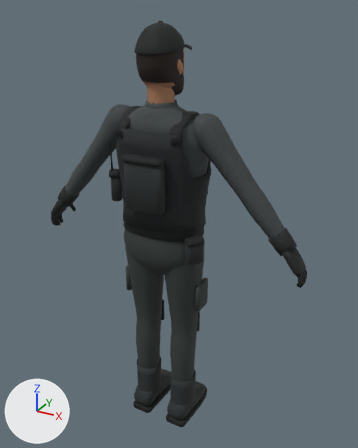
The Blender file blender/characters/player.blend, before and after one commit.
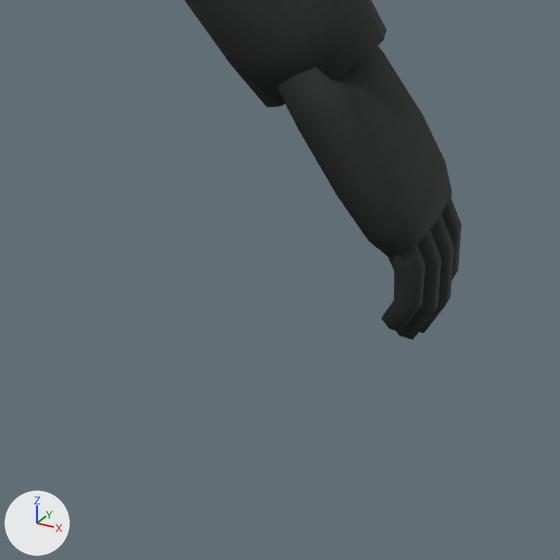
The first picture shows the older version from a 50 mm camera at (0.985, -1.658, 1.845) aimed at (0.034, 0.072, 0.98). The close-ups show the older and then the newer version on the part from 68% to 90% of the width and 54% to 71% of the height of that picture. Only the edits that show in the close-ups are written down. The axes (+X, +Y, +Z) are drawn at lower left. The lights are the same throughout.

Objects in the first close-up: 'Player'.
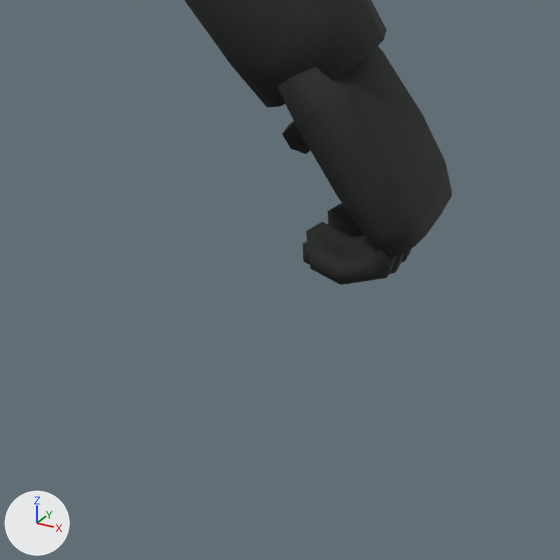
Pixel boxes (x1, y1, x2, y2) of what changed, in the close-ups (560 x 560 px; the box of a moved part takes in the faces that stretch with it):
'Player', reshaped
    before: (185, 0, 462, 340)
    after: (185, 0, 452, 285)
part 1 of me_playergeometry, moved or reshaped
    before: (442, 198, 462, 279)
    after: (327, 203, 364, 237)
part 2 of me_playergeometry, moved or reshaped
    before: (419, 214, 454, 333)
    after: (306, 222, 412, 262)
part 3 of me_playergeometry, moved or reshaped
    before: (396, 230, 441, 340)
    after: (303, 235, 404, 274)
part 4 of me_playergeometry, moved or reshaped
    before: (381, 244, 425, 332)
    after: (309, 243, 396, 285)
part 5 of me_playergeometry, moved or reshaped (not visible before)
    after: (282, 121, 311, 154)

The change, as a list of edits to the scene's bpy script:
```text
Change me_playergeometry:
    where me_playergeometry.from_pydata(...)  # 4839 vertices, 5244 faces; spans x -0.61..0.61, y -0.17..0.2, z 0.0..1.8
    used by ob_player; location = (0.0, 0.0, 0.0)
    me_playergeometry part 1: the loose piece of 26 vertices spanning x 0.58..0.61, y 0.02..0.04, z 0.87..0.95 is turned 58.1 degrees about the y axis through its middle and scaled by 0.885, then moved by (-0.03, 0.0, 0.01)
    me_playergeometry part 2: the loose piece of 26 vertices spanning x 0.58..0.61, y 0.0..0.02, z 0.86..0.95 is turned 58.1 degrees about the y axis through its middle and scaled by 0.884, then moved by (-0.03, 0.0, 0.01)
    me_playergeometry part 3: the loose piece of 26 vertices spanning x 0.58..0.61, y -0.02..0.0, z 0.87..0.95 is turned 58.1 degrees about the y axis through its middle and scaled by 0.884, then moved by (-0.03, 0.0, 0.01)
    me_playergeometry part 4: the loose piece of 26 vertices spanning x 0.58..0.61, y -0.04..-0.02, z 0.88..0.95 is turned 58.1 degrees about the y axis through its middle and scaled by 0.886, then moved by (-0.02, 0.0, 0.01)
    me_playergeometry part 5: the loose piece of 20 vertices spanning x 0.53..0.56, y 0.02..0.08, z 0.93..1.0 is multiplied about its middle by the matrix ((0.901, -0.239, 0.345), (0.159, 0.95, 0.244), (-0.389, -0.166, 0.9)), then moved by (-0.01, -0.01, 0.0)
```
